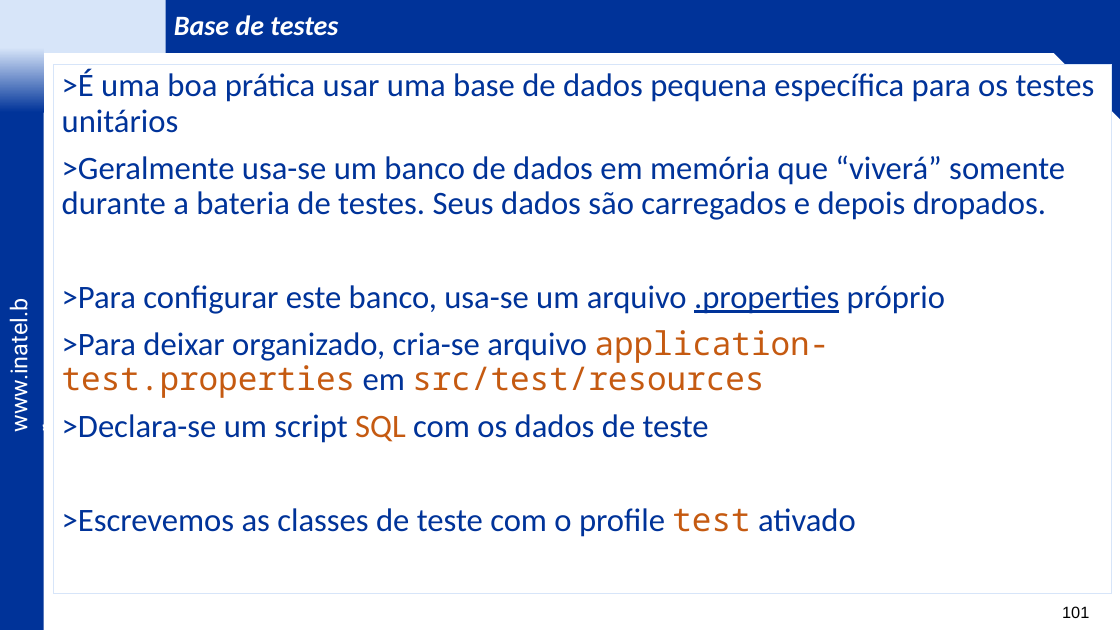
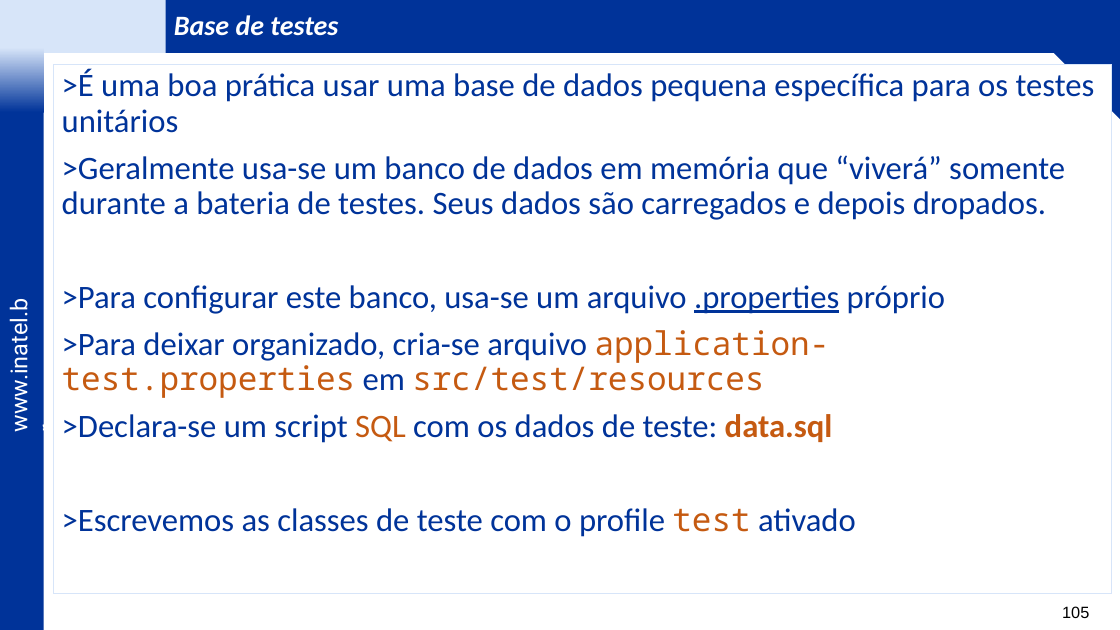
Before and after one commit to vitor-figueiredo/Lab_JPA, a slide deck: slide 105 of _docs/IDP Labs - JPA - v6.pptx (slide 101 before the commit). Drawn at 1120x630 pixels with LibreOffice and Linux fonts; fonts in the diff are those of the drawing; background and template pictures are left out. Boxes give left, top, right and bottom in pixels: in the first picture for what was removed or moved away, otherwise in the second. Text is boxed around its words. In the diff, an @@ line names an element or a change of style, - is before the commit and + after.

```diff
--- a/_docs/IDP Labs - JPA - v6.pptx
+++ b/_docs/IDP Labs - JPA - v6.pptx
@@ text in rectangle at [62, 414, 833, 443]: text changed @@
->Declara-se um script SQL com os dados de teste
+>Declara-se um script SQL com os dados de teste: data.sql
@@ page number at [1062, 606, 1089, 618]: text changed @@
-101
+105
```
Also in this commit, not shown: 23 other slides changed, 4 slides added, 2 other files.
